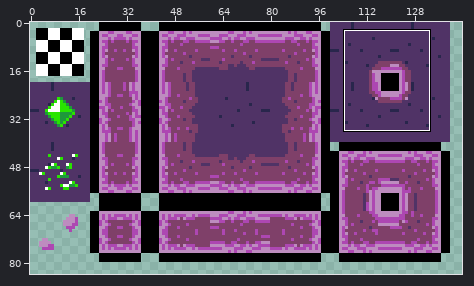
Sprite sheet, stored at tilesets/CaveTileSet/output_tileset.png. The picture above shows the old version from afar; the outline marks the close-up.
Close-up. Before the commit:
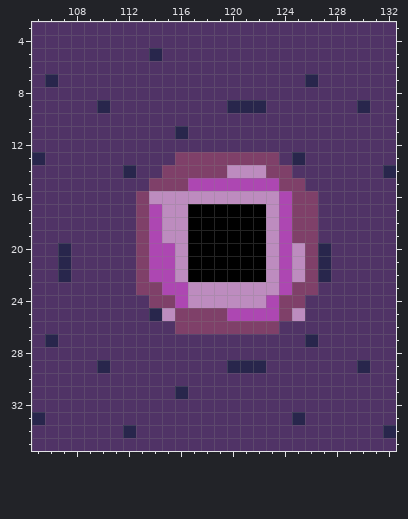
The file is 160x160 pixels. Shown: x 105..132, y 3..35. The wide view leaves out empty margins.
After:
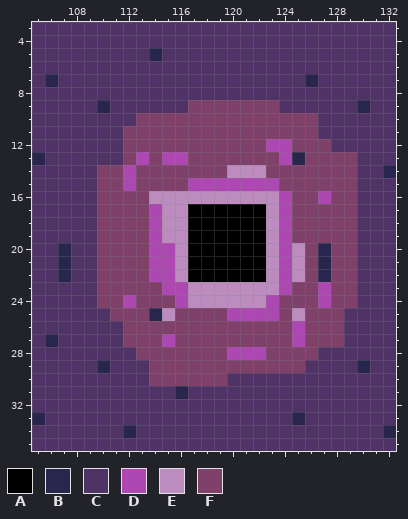
Palette (. is transparent): A #000000  B #28264c  C #503366  D #ad47b2  E #bd8cbf  F #7f4069
Change:
The author changed colour B to colour D in row 14 at x 112.
The author changed colour C to colour D in row 12 at x 123 to 124; in row 13 at x 113, 115 and 124; in row 15 at x 112; in row 16 at x 127; in row 23 at x 127; in row 24 at x 112 and 127.
The author changed colour C to colour D in row 26 at x 125; in row 27 at x 115 and 125; in row 28 at x 120 to 122.
The author changed colour F to colour D in row 13 at x 116.
The author changed colour B to colour F in row 9 at x 120 to 122; in row 11 at x 116; in row 27 at x 126; in row 29 at x 120 to 122.
The author changed colour C to colour F in row 9 at x 117 to 119 and 123; in row 10 at x 113 to 126; in row 11 at x 112 to 115 and 117 to 126; in row 12 at x 112 to 122 and 125 to 127; in row 13 at x 112, 114 and 126 to 129; in row 14 at x 110 to 111, 113 to 114 and 125 to 129.
The author changed colour C to colour F in row 15 at x 110 to 111, 113 and 126 to 129; in row 16 at x 110 to 112 and 128 to 129; in rows 17 to 19 at x 110 to 112 and 127 to 129; in rows 20 to 23 at x 110 to 112 and 128 to 129; in row 24 at x 110 to 111, 113, 126 and 128 to 129; in row 25 at x 111 to 113 and 126 to 128.
The author changed colour C to colour F in row 26 at x 112 to 115, 124 and 126 to 128; in row 27 at x 112 to 114, 116 to 124 and 127 to 128; in row 28 at x 113 to 119 and 123 to 126; in row 29 at x 114 to 119 and 123 to 125; in row 30 at x 114 to 119.
Boxes around the changes in both close-ups, in picture pixels (x1, y1, x2, y2):
changed: (97, 100, 357, 386)
